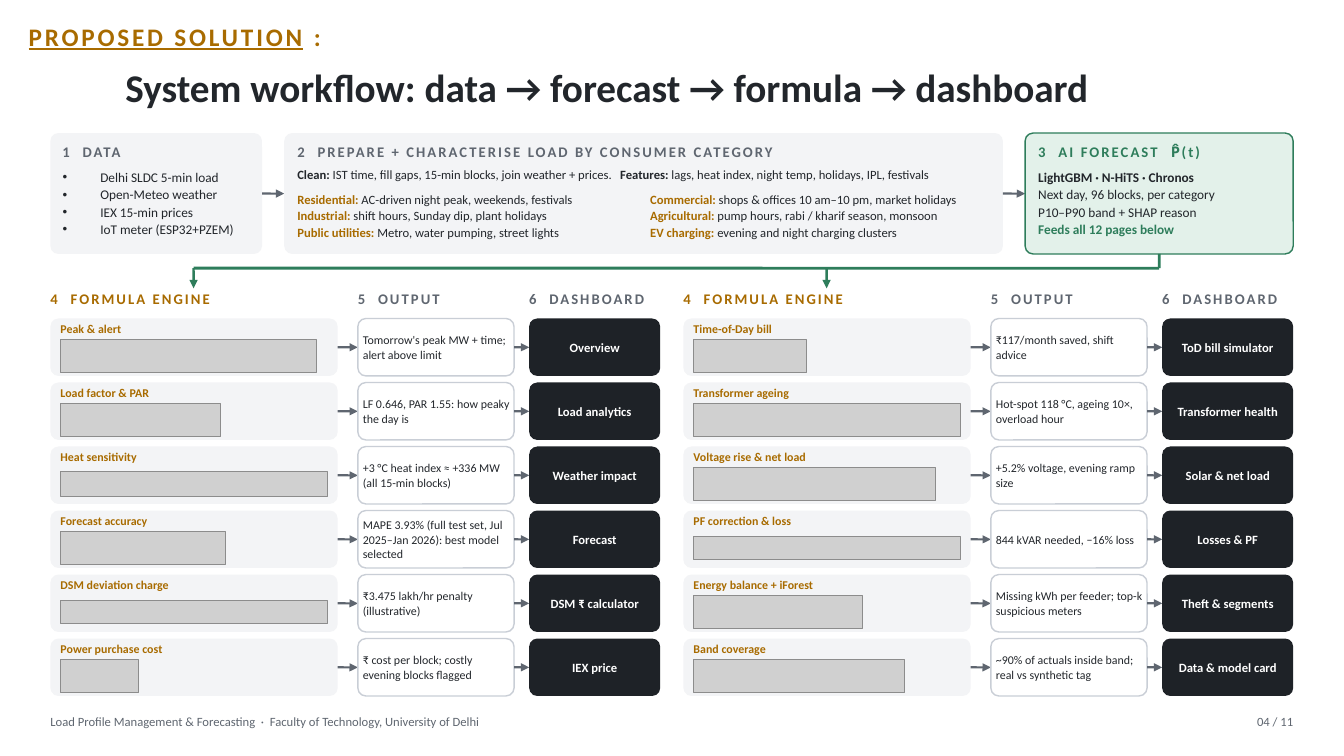
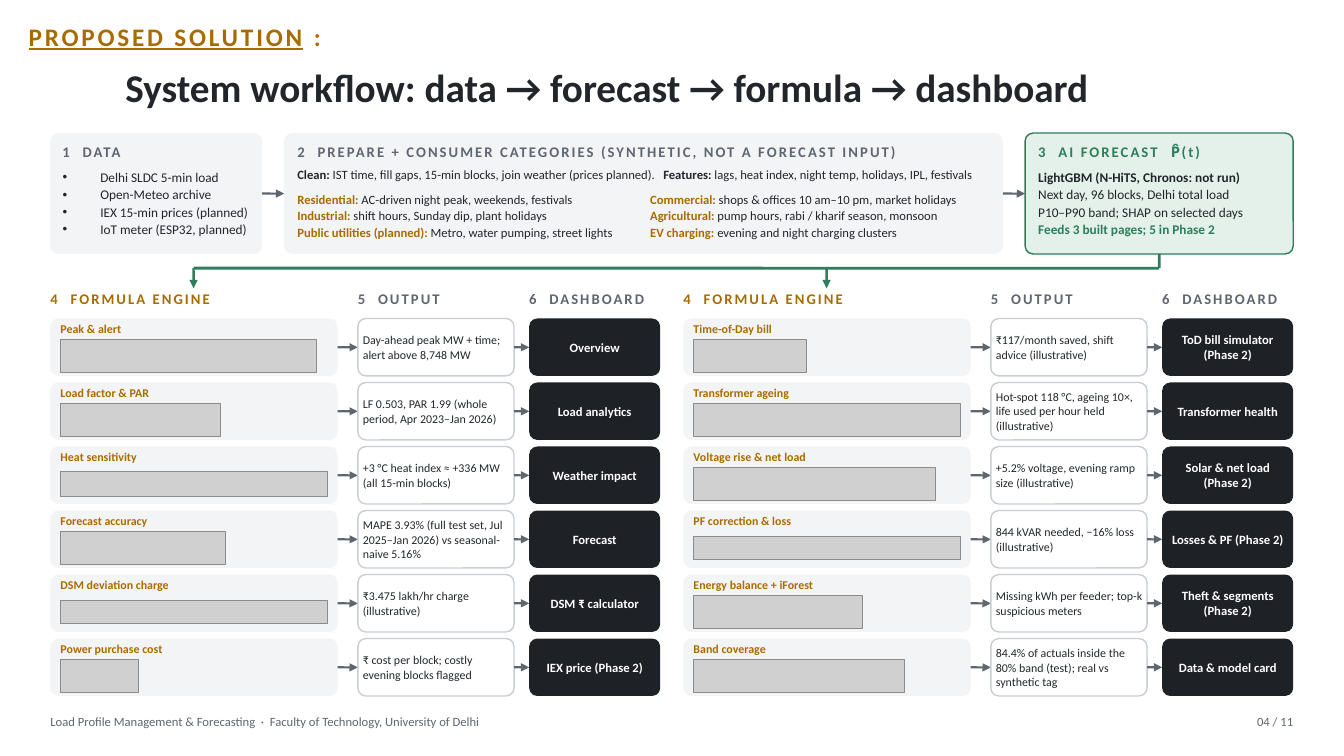
Before and after one commit to Vansh-lab/lpmf, a slide deck: slide 4 of docs/LPMF_Project_Presentation.pptx. Drawn at 1344x756 pixels with LibreOffice and Linux fonts; fonts in the diff are those of the drawing; grey boxes stand for pictures. Boxes give left, top, right and bottom in pixels: in the first picture for what was removed or moved away, otherwise in the second. Text is boxed around its words. In the diff, an @@ line names an element or a change of style, - is before the commit and + after.

```diff
--- a/docs/LPMF_Project_Presentation.pptx
+++ b/docs/LPMF_Project_Presentation.pptx
@@ text at (x1=297, y1=147, x2=751, y2=157): text changed @@
-2 PREPARE + CHARACTERISE LOAD BY CONSUMER CATEGORY
+2 PREPARE + CONSUMER CATEGORIES (SYNTHETIC, NOT A FORECAST INPUT)
@@ text at (x1=297, y1=170, x2=972, y2=181): text changed @@
-Clean: IST time, fill gaps, 15-min blocks, join weather + prices. Features: lags, heat index, night temp, holidays, IPL, festivals
+Clean: IST time, fill gaps, 15-min blocks, join weather (prices planned). Features: lags, heat index, night temp, holidays, IPL, festivals
@@ text at (x1=1038, y1=172, x2=1243, y2=236): text changed @@
-LightGBM · N-HiTS · Chronos
-Next day, 96 blocks, per category
-P10–P90 band + SHAP reason
-Feeds all 12 pages below
+LightGBM (N-HiTS, Chronos: not run)
+Next day, 96 blocks, Delhi total load
+P10–P90 band; SHAP on selected days
+Feeds 3 built pages; 5 in Phase 2
@@ text at (x1=100, y1=189, x2=248, y2=236): text changed @@
-• Open-Meteo weather
-• IEX 15-min prices
-• IoT meter (ESP32+PZEM)
+• Open-Meteo archive
+• IEX 15-min prices (planned)
+• IoT meter (ESP32, planned)
@@ text at (x1=297, y1=228, x2=612, y2=239): text changed @@
-Public utilities: Metro, water pumping, street lights
+Public utilities (planned): Metro, water pumping, street lights
@@ text at (x1=363, y1=335, x2=500, y2=360): text changed @@
-Tomorrow's peak MW + time; alert above limit
+Day-ahead peak MW + time; alert above 8,748 MW
@@ text at (x1=996, y1=335, x2=1114, y2=361): text changed @@
-₹117/month saved, shift advice
+₹117/month saved, shift advice (illustrative)
@@ text at (x1=1182, y1=335, x2=1274, y2=361): text changed @@
-ToD bill simulator
+ToD bill simulator (Phase 2)
@@ text at (x1=363, y1=399, x2=497, y2=425): text changed @@
-LF 0.646, PAR 1.55: how peaky the day is
+LF 0.503, PAR 1.99 (whole period, Apr 2023–Jan 2026)
@@ text at (x1=996, y1=393, x2=1133, y2=432): text changed @@
-Hot-spot 118 °C, ageing 10×, overload hour
+Hot-spot 118 °C, ageing 10×, life used per hour held (illustrative)
@@ text at (x1=996, y1=464, x2=1135, y2=489): text changed @@
-+5.2% voltage, evening ramp size
++5.2% voltage, evening ramp size (illustrative)
@@ text at (x1=1186, y1=463, x2=1270, y2=489): text changed @@
-Solar & net load
+Solar & net load (Phase 2)
@@ text at (x1=363, y1=520, x2=503, y2=558): text changed @@
-MAPE 3.93% (full test set, Jul 2025–Jan 2026): best model selected
+MAPE 3.93% (full test set, Jul 2025–Jan 2026) vs seasonal-naive 5.16%
@@ text at (x1=996, y1=527, x2=1134, y2=553): text changed @@
-844 kVAR needed, −16% loss
+844 kVAR needed, −16% loss (illustrative)
@@ text at (x1=1172, y1=535, x2=1283, y2=546): text changed @@
-Losses & PF
+Losses & PF (Phase 2)
@@ text at (x1=363, y1=591, x2=468, y2=617): text changed @@
-₹3.475 lakh/hr penalty (illustrative)
+₹3.475 lakh/hr charge (illustrative)
@@ text at (x1=1182, y1=591, x2=1274, y2=617): text changed @@
-Theft & segments
+Theft & segments (Phase 2)
@@ text at (x1=996, y1=648, x2=1125, y2=688): text changed @@
-~90% of actuals inside band; real vs synthetic tag
+84.4% of actuals inside the 80% band (test); real vs synthetic tag
@@ text at (x1=547, y1=663, x2=642, y2=674): text changed @@
-IEX price
+IEX price (Phase 2)
```
Also in this commit, not shown: 7 other slides changed, 6 other files.
